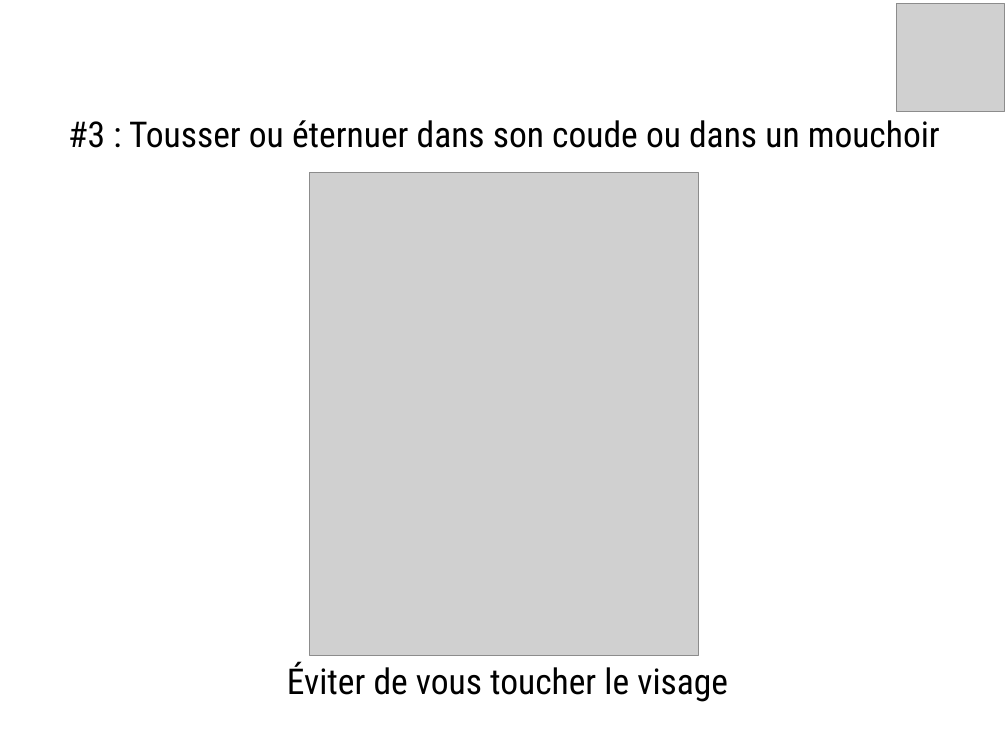
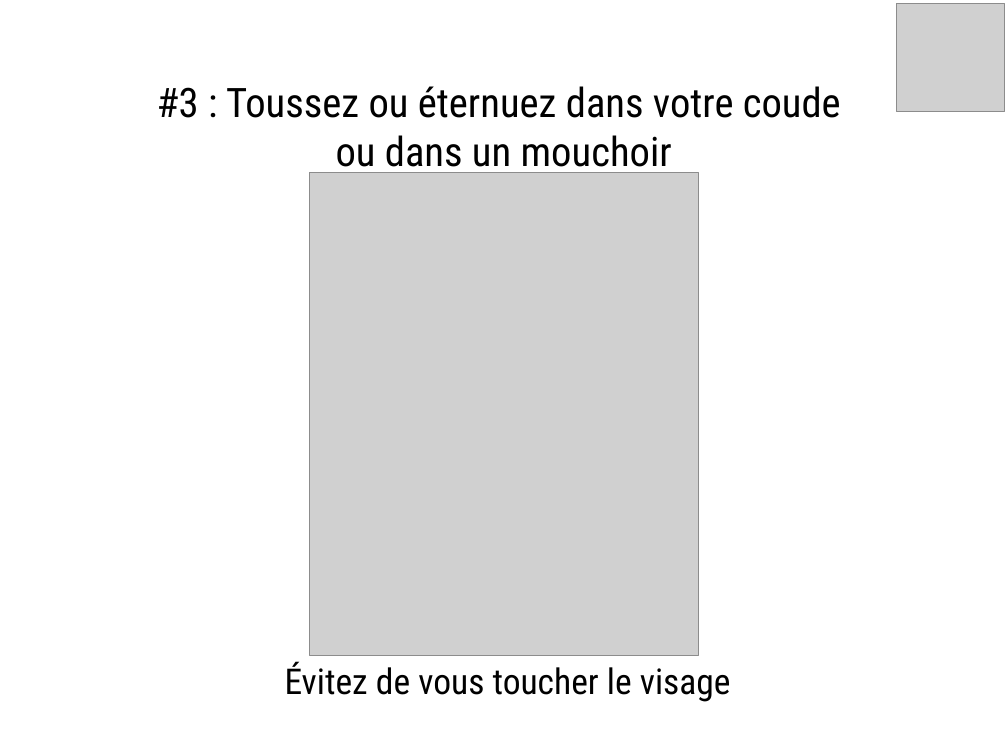
Before and after one commit to Evarisk/bibliotheque-media-risque, a slide deck: slide 3 of causerie/produits-emissions-dechets/gestes-barriere-covid-19/causerie_gestes-barriere-covid-19.odp. Drawn at 1008x756 pixels with LibreOffice and Linux fonts; fonts in the diff are those of the drawing; grey boxes stand for pictures; background and template pictures are left out. Boxes give left, top, right and bottom in pixels: in the first picture for what was removed or moved away, otherwise in the second. Text is boxed around its words. In the diff, an @@ line names an element or a change of style, - is before the commit and + after.

```diff
--- a/causerie/produits-emissions-dechets/gestes-barriere-covid-19/causerie_gestes-barriere-covid-19.odp
+++ b/causerie/produits-emissions-dechets/gestes-barriere-covid-19/causerie_gestes-barriere-covid-19.odp
@@ title at box(157, 86, 841, 177): text changed; size 28 to 32 pt @@
-#3 : Tousser ou éternuer dans son coude ou dans un mouchoir
+#3 : Toussez ou éternuez dans votre coude
+ou dans un mouchoir
@@ title at box(285, 662, 731, 702): text changed @@
-Éviter de vous toucher le visage
+Évitez de vous toucher le visage
```
Also in this commit, not shown: 2 other slides changed, 3 other files.
